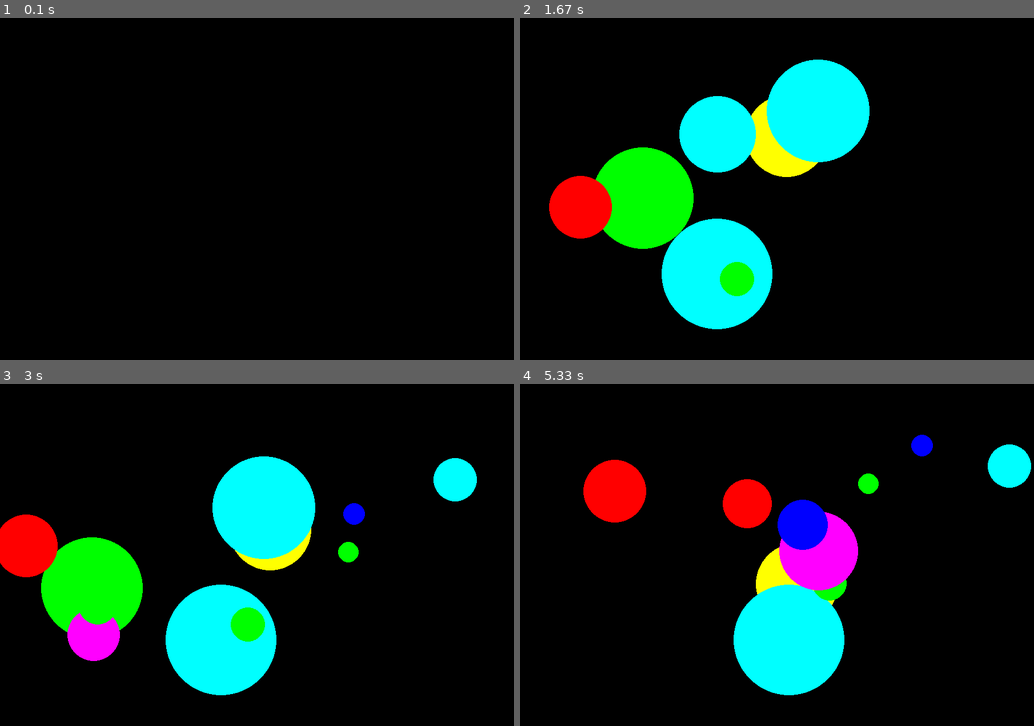
Above: before the commit, frames 1-4 (two rows, left to right).
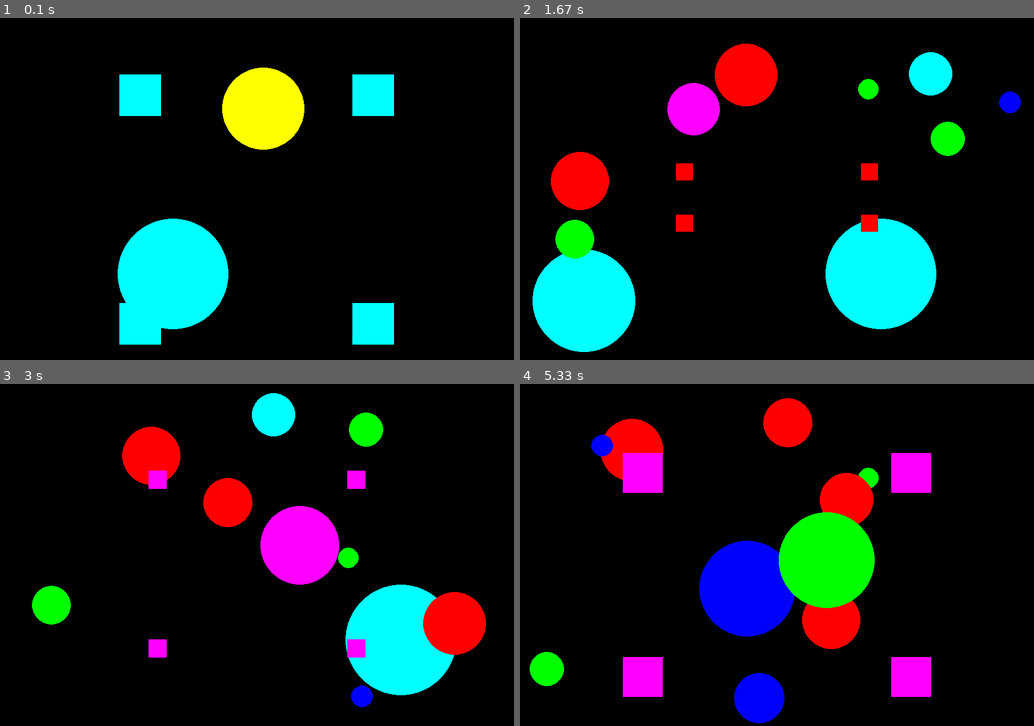
Above: after the commit, the same moments.

Repository: dzinty/infa_2021_petukhova
Game: pygame game, started from 04_catch_the_ball/2_game.py
The game is run twice, just before and just after one commit, with the same random seed, the same clock (stepped at 60 frames per second) and the same inputs.
Inputs (mouse positions are in pixels of both pictures, inside the frame that each line leads up to):
- Up to frame 1 (0.1 s): no input
- Up to frame 2 (1.67 s): click (777, 189) at 0.38 s; click (658, 93) at 0.72 s; click (617, 271) at 1.05 s
- Up to frame 3 (3 s): click (179, 479) at 2.38 s; click (241, 496) at 2.72 s
- Up to frame 4 (5.33 s): click (638, 575) at 3.55 s; click (607, 589) at 3.88 s; click (884, 493) at 4.22 s; click (627, 490) at 4.55 s; click (653, 616) at 4.88 s

The runs differ from the first frame. In frame 1, 12% of the frame differs, in the area x 22-77%, y 14-96%; in frame 2, 34%, in the area x 2-98%, y 7-98%; in frame 3, 30%; in frame 4, 25%.

Commit message:
Добавлена новая мишень - квадрат

Diff:
--- a/04_catch_the_ball/2_game.py
+++ b/04_catch_the_ball/2_game.py
@@ -3,7 +3,7 @@
 from random import randint
 pygame.init()
 
-FPS = 5
+FPS = 30
 X_SIZE = 900
 Y_SIZE = 600
 screen = pygame.display.set_mode((X_SIZE, Y_SIZE))
@@ -21,8 +21,8 @@
 
 def new_ball():
     '''рисует новый шарик и возвращает его координаты и цвет'''
-    x = randint(100, 800)
-    y = randint(100, 500)
+    x = randint(100, X_SIZE-100)
+    y = randint(100, Y_SIZE-100)
     r = randint(10, 100)
     Vx = randint(-10, 10)
     Vy = randint(-10, 10)
@@ -65,9 +65,7 @@
     balls[i][2][1] = Vy
 
 
-
-
-def check_click(xyr, xy):
+def check_click_ball(xyr, xy):
     '''
     :param xyr: Тройка координат и радиуса шарика (x, y, r)
     :param xy: Пара координат мыши (x, y)
@@ -78,10 +76,55 @@
     else:
         return False
 
+def new_square():
+    '''Создает новый квадрат и сохраняет его координатыцвет и размер
+    x,y - координаты центра квадрата
+    r - длина стороны
+    '''
+    x = randint(100, X_SIZE-100)
+    y = randint(100, Y_SIZE-100)
+    r = randint(50, 100)
+    color = COLORS[randint(0, 5)]
+    return color, x, y, r
+
+def draw_square(x, y, r, color):
+    '''
+    Рисует квадрат и его отражения
+    :param x: координата центра квадрата по x
+    :param y: координата центра квадрата по y
+    :param r: длина стороны квадрата
+    :param color: цвет квадрата в формате (R, G, B)
+    :return:
+    '''
+    rect(screen, color, (x - r / 2, y - r / 2, r, r))
+    rect(screen, color, (X_SIZE - x - r / 2, y - r / 2, r, r))
+    rect(screen, color, (x - r / 2, Y_SIZE - y + r / 2, r, r))
+    rect(screen, color, (X_SIZE - x - r / 2, Y_SIZE - y + r / 2, r, r))
+
+def check_click_square(x, y, r, xy):
+    '''
+
+    :param x: координата центра квадрата по x
+    :param y: координата центра квадрата по y
+    :param r: длина стороны квадрата
+    :param xy: Пара координат мыши (x, y)
+    :return:
+    '''
+    if (xy[0]>x-r/2) and (xy[0]<x+r/2) and (xy[1]<y+r/2) and (xy[1]>y-r/2):
+        return True
+    else:
+        return False
+
+
 pygame.display.update()
 clock = pygame.time.Clock()
 finished = False
 
+time = 0
+game_time = 1000
+
+alive = True
+color, x, y, r = new_square()
 
 while not finished:
     clock.tick(FPS)
@@ -92,19 +135,37 @@
         elif event.type == pygame.MOUSEBUTTONDOWN:
             i = 0
             while i < len(balls):
-                if check_click(balls[i][0], mouse_xy(event)):
+                if check_click_ball(balls[i][0], mouse_xy(event)):
                     N += 1
                     print(N)
                     balls.pop(i)
                 i += 1
+            if check_click_square(x, y, r, mouse_xy(event)):
+                N += 5
+                print(N)
+                alive = False
 
     if len(balls) < 10:
         balls.append(new_ball())
+
+    if alive:
+        r -= 2
+    else:
+        color, x, y, r = new_square()
+        alive = True
+    if r<=0:
+        alive = False
+
+    draw_square(x, y, r, color)
     pygame.display.update()
     screen.fill(BLACK)
     for i in range(len(balls)):
         move_ball(balls[i], i)
         draw_ball(balls[i])
+    time += 1
+    if time > game_time:
+        finished = True
+        print('Total score:', N)
 
 
 pygame.quit()
